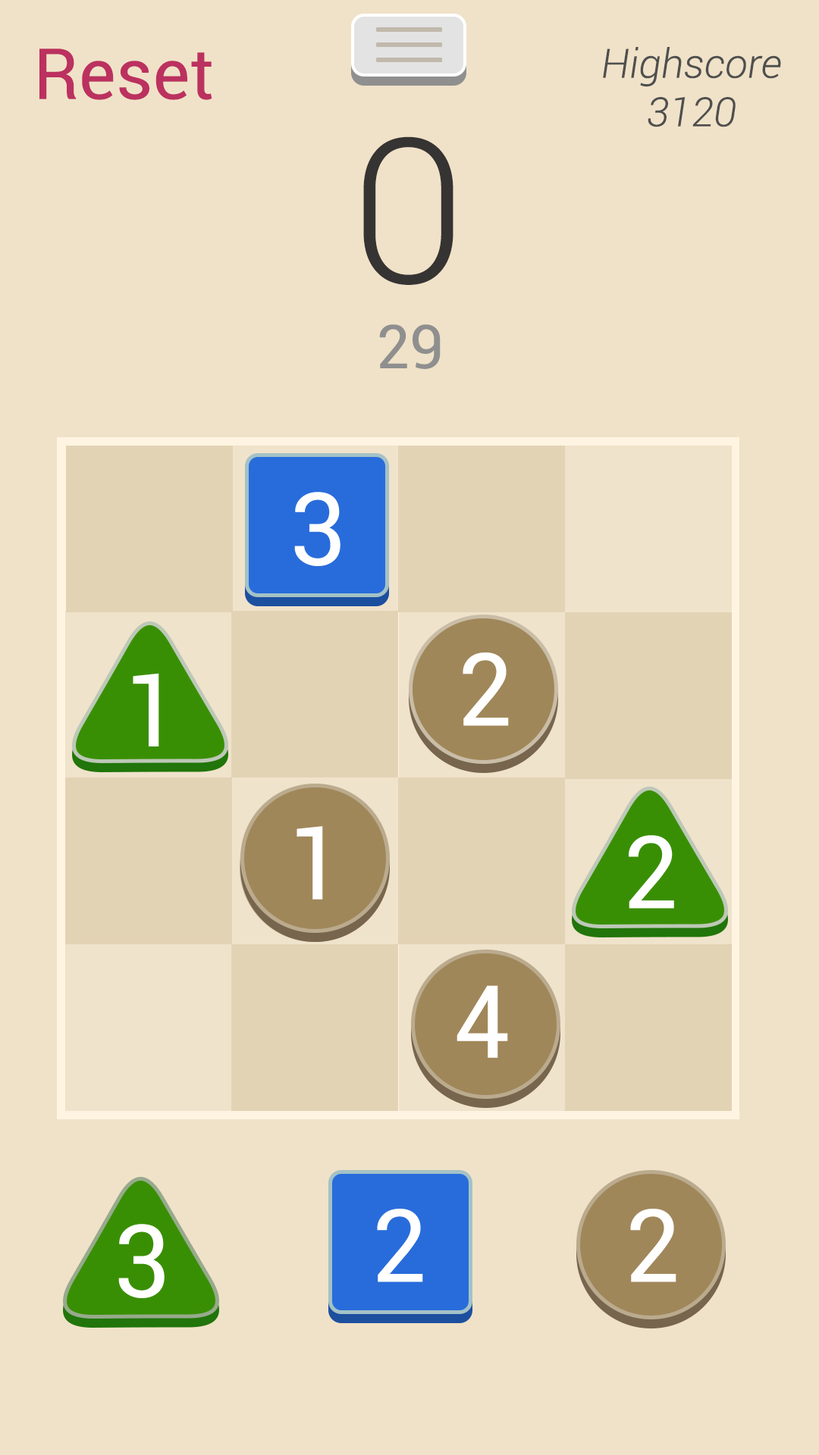
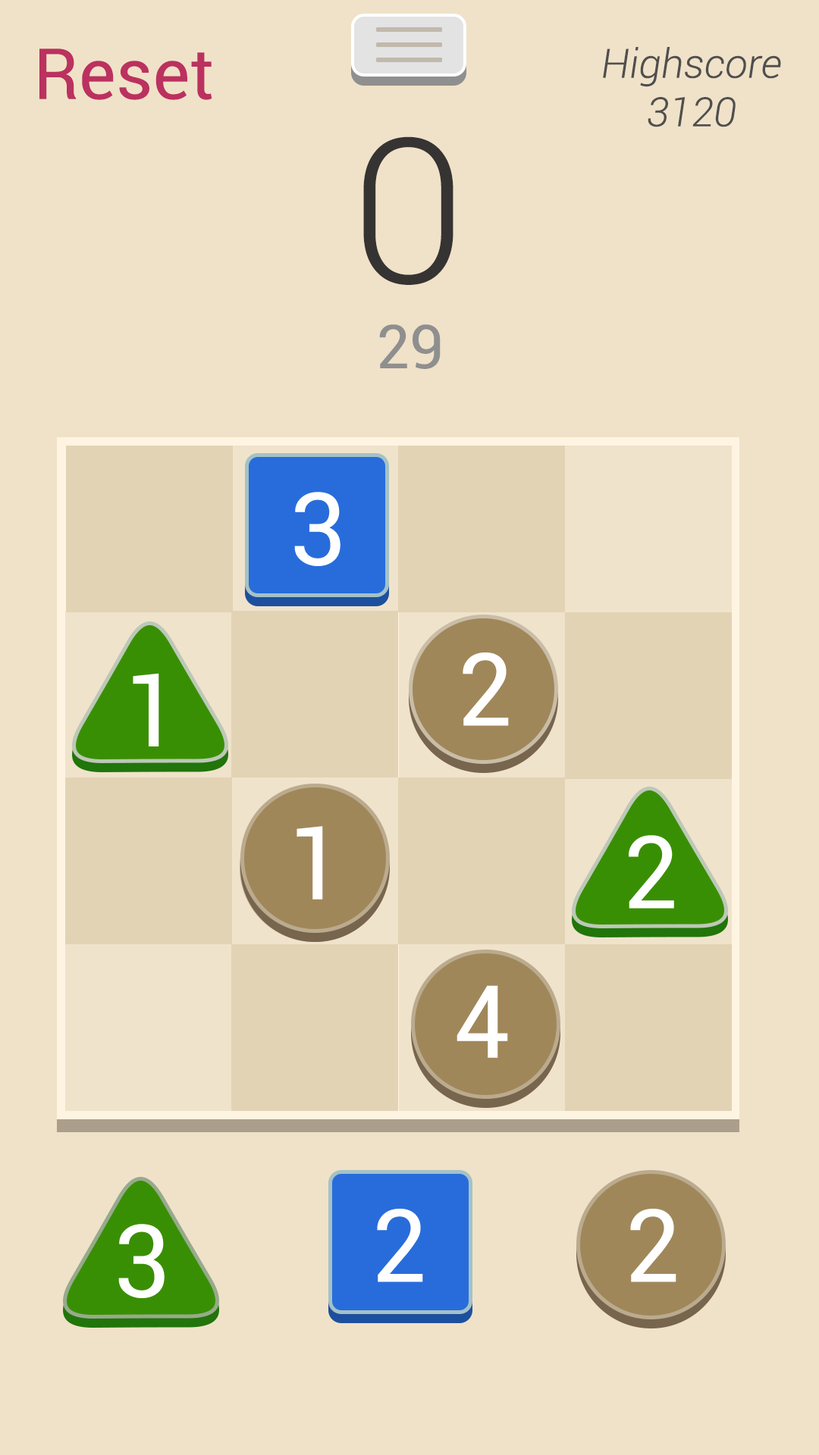
Comparing the layer stacks of the two w=819, h=1455 images. Changes:
painted on "Polygon 1 copy 3" over [577, 787, 655, 901]
painted on "Polygon 1 copy" (1st of 3, in "Shapes 2.0") over [63, 1265, 200, 1318]
painted on "Polygon 1 copy" (2nd of 3, in "Shapes 2.0") over [72, 622, 156, 762]
added group "Darks copy" with 8 layers above "Lights copy" over [72, 622, 655, 901]
added group "Lights copy" with 8 layers above "Darks" over [72, 622, 655, 901]
added layer "Rectangle 4 copy 12" (1st of 2, in "Lights copy") in group "Lights copy" over [72, 622, 156, 762]
added layer "Rectangle 4 copy 2" (1st of 2, in "Lights copy") in group "Lights copy" over [577, 787, 655, 901]
